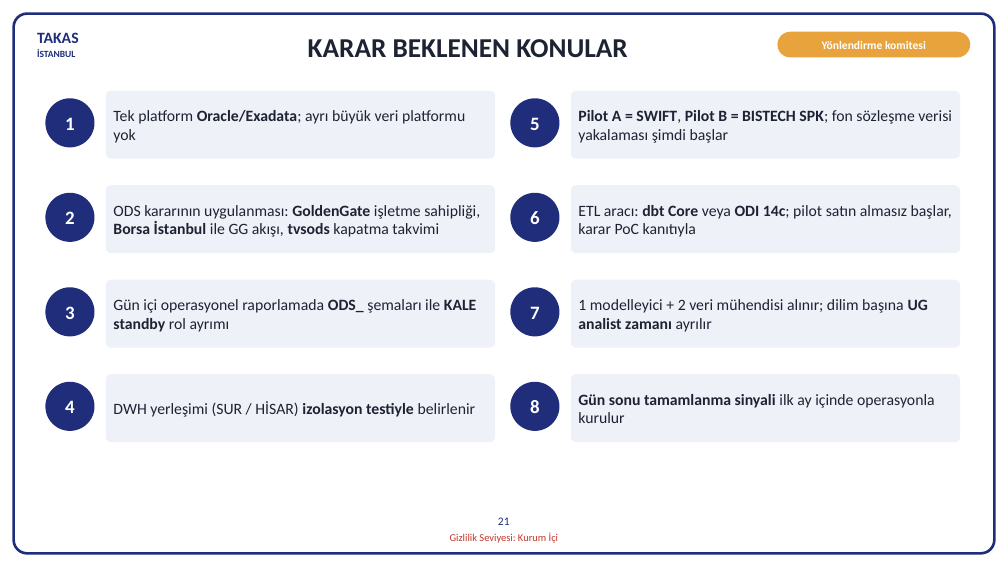
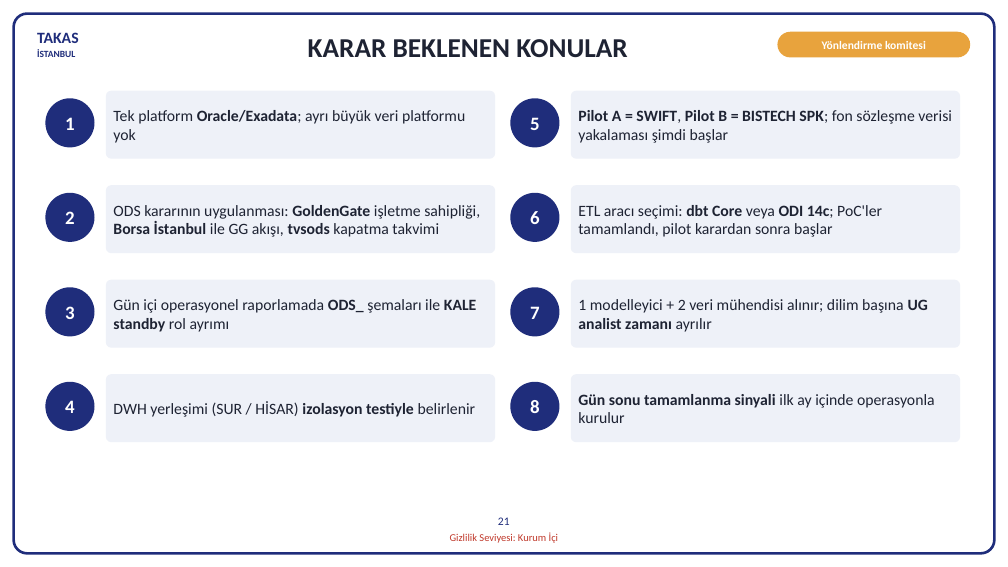
Before and after one commit to hanifidemirel0/Cursor-Projects, a slide deck: slide 21 of outputs/dwh-sunum-kasim-2026/5 - DWHSunum_Kasim2026.pptx. Drawn at 1008x567 pixels with LibreOffice and Linux fonts; fonts in the diff are those of the drawing. Boxes give left, top, right and bottom in pixels: in the first picture for what was removed or moved away, otherwise in the second. Text is boxed around its words. In the diff, an @@ line names an element or a change of style, - is before the commit and + after.

```diff
--- a/outputs/dwh-sunum-kasim-2026/5 - DWHSunum_Kasim2026.pptx
+++ b/outputs/dwh-sunum-kasim-2026/5 - DWHSunum_Kasim2026.pptx
@@ text in rounded rectangle at bbox=[578, 205, 882, 237]: text changed @@
-ETL aracı: dbt Core veya ODI 14c; pilot satın almasız başlar, karar PoC kanıtıyla
+ETL aracı seçimi: dbt Core veya ODI 14c; PoC'ler tamamlandı, pilot karardan sonra başlar
```
Also in this commit, not shown: 5 other slides changed, 5 other files.
